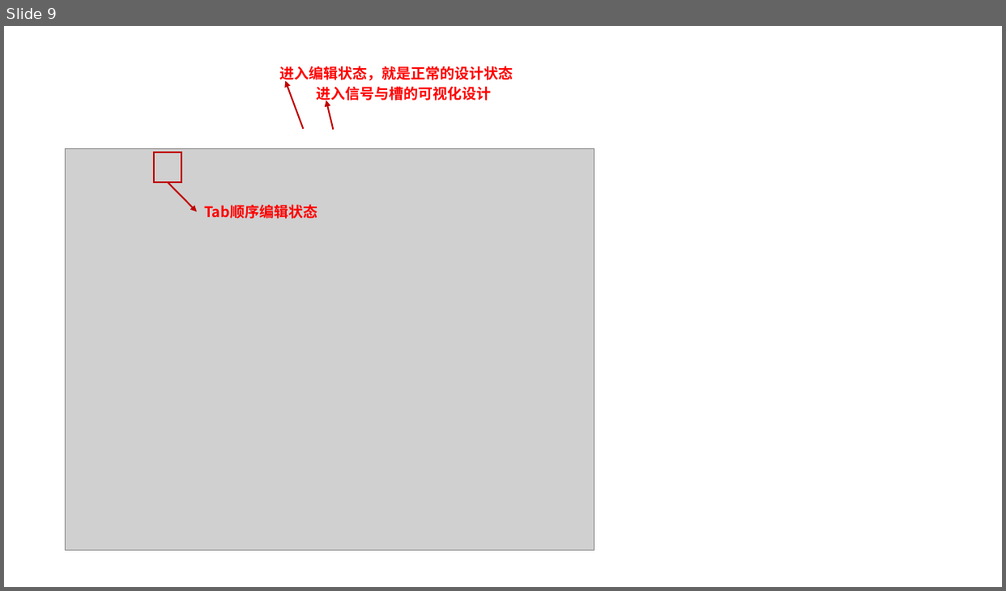
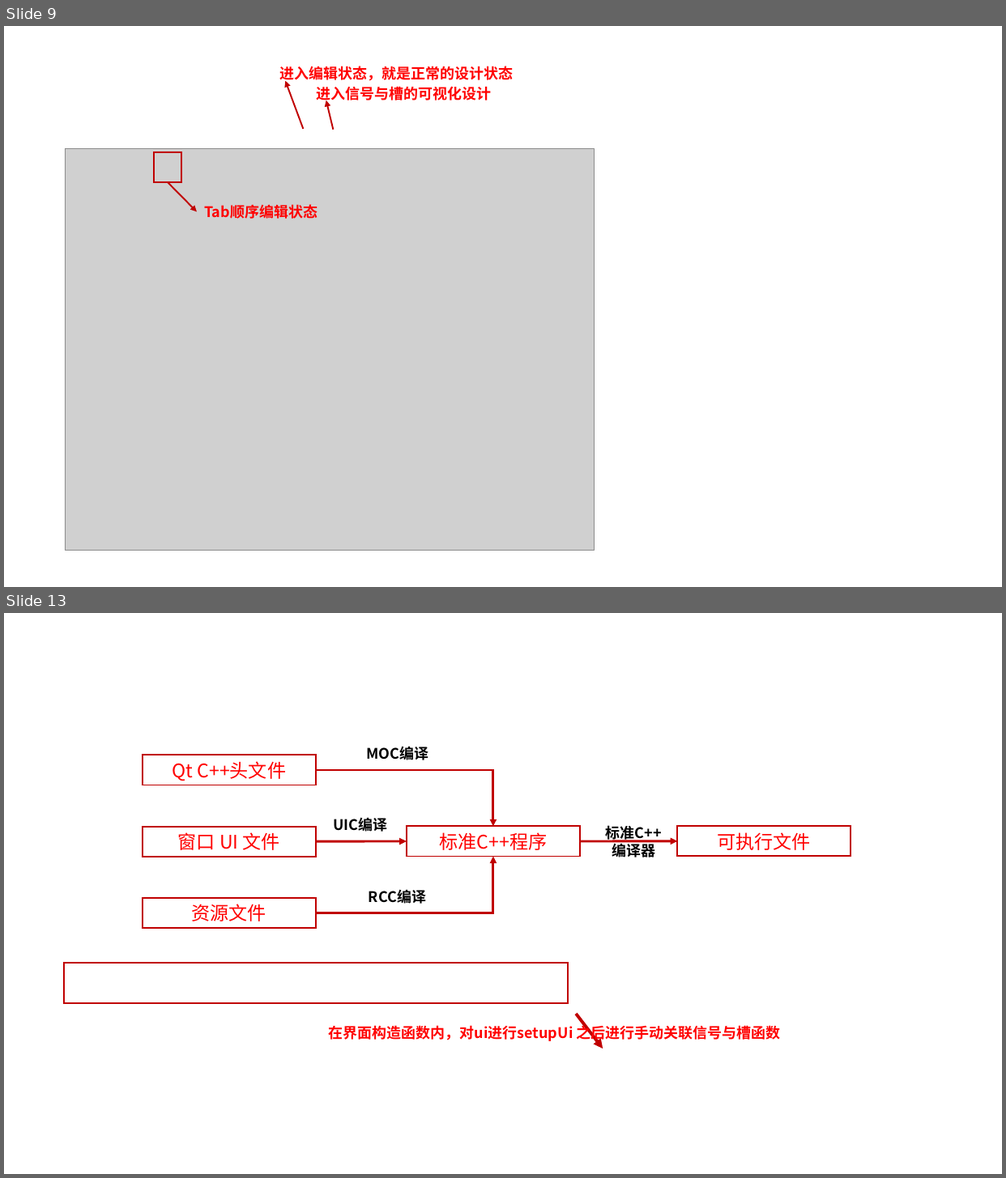
Before and after one commit to LQF376/QtmyLearn, a slide deck: pic.pptx. Shown one above the other, each under a label of ours: slide 9 before the commit, slides 9 and 13 after it; the slides between them are not shown. The pictures are 1006x591 and 1006x1178 pixels, drawn with LibreOffice and Linux fonts; fonts in the diff are those of the drawing; grey boxes stand for pictures. Boxes give left, top, right and bottom in pixels: in the first picture for what was removed or moved away, otherwise in the second. Text is boxed around its words. In the diff, an @@ line names an element or a change of style, - is before the commit and + after.

```diff
--- a/pic.pptx
+++ b/pic.pptx
@@ slide 13 added at (x1=4, y1=613, x2=1002, y2=1174), background #FFFFFF @@
@@ rectangle added at (x1=143, y1=756, x2=316, y2=786), outline #C00000 1.5 pt, 18 pt, text #FF0000 @@
+Qt C++头文件
@@ text added at (x1=367, y1=746, x2=429, y2=760), 14 pt, text #000000, bold @@
+MOC编译
@@ elbow arrow added from (316, 770) to (493, 826), #C00000 2.25 pt @@
@@ rectangle added at (x1=143, y1=826, x2=316, y2=856), outline #C00000 1.5 pt, 18 pt, text #FF0000 @@
+窗口 UI 文件
@@ text added at (x1=333, y1=817, x2=387, y2=832), 14 pt, text #000000, bold @@
+UIC编译
@@ rectangle added at (x1=407, y1=826, x2=581, y2=856), outline #C00000 1.5 pt, 18 pt, text #FF0000 @@
+标准C++程序
@@ text added at (x1=606, y1=824, x2=662, y2=860), 14 pt, text #000000, bold @@
+标准C++
+编译器
@@ rectangle added at (x1=678, y1=826, x2=851, y2=856), outline #C00000 1.5 pt, 18 pt, text #FF0000 @@
+可执行文件
@@ arrow added from (316, 841) to (407, 841), #C00000 2.25 pt @@
@@ arrow added from (580, 841) to (678, 841), #C00000 2.25 pt @@
@@ elbow arrow added from (316, 914) to (493, 856), #C00000 2.25 pt @@
@@ rectangle added at (x1=143, y1=898, x2=316, y2=928), outline #C00000 1.5 pt, 18 pt, text #FF0000 @@
+资源文件
@@ text added at (x1=368, y1=889, x2=426, y2=904), 14 pt, text #000000, bold @@
+RCC编译
@@ rectangle added at (x1=64, y1=963, x2=568, y2=1003), outline #C00000 1.5 pt @@
@@ text added at (x1=329, y1=1024, x2=781, y2=1043), 14 pt, text #FF0000, bold @@
+在界面构造函数内，对ui进行setupUi 之后进行手动关联信号与槽函数
@@ arrow added from (576, 1014) to (603, 1049), #C00000 3 pt @@
```
Also in this commit, not shown: 4 other slides added, 15 other files.
